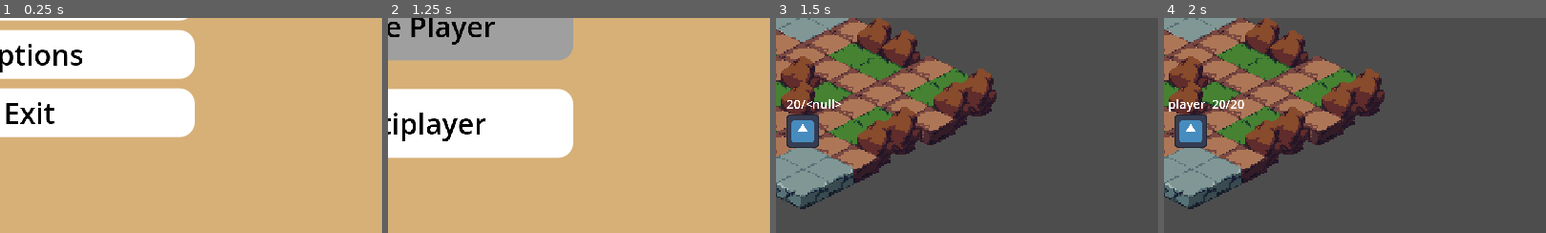
Above: before the commit, frames 1-4 (left to right).
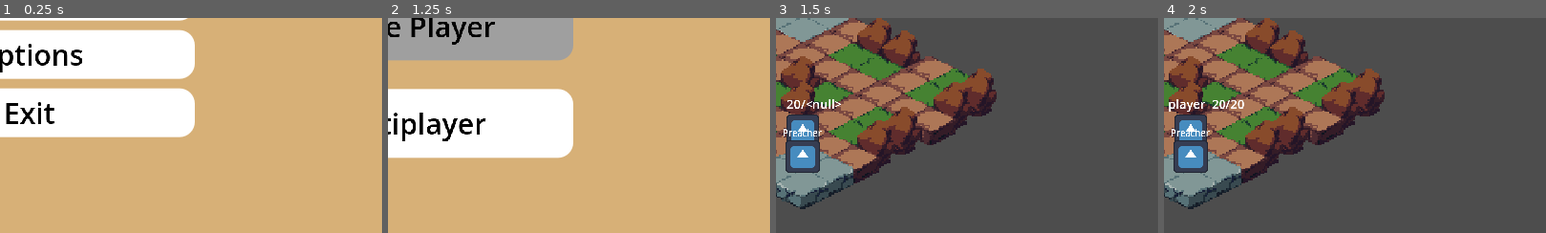
Above: after the commit, the same moments.

Repository: CodingMan275/gunslinger
Game: Godot game, scene res://main_menu/main_menu.tscn
Same seed, same stepped clock (60 frames per second), same inputs: the game is played once before the commit and once after it. The engine's default icon, where the game draws it, is replaced by a stand-in: a white triangle on a blue panel in a dark square.
Inputs:
- Up to frame 1 (0.25 s): no input
- Up to frame 2 (1.25 s): click "Start Game" at 0.5 s
- Up to frame 3 (1.5 s): click "Single Player" at 1.25 s
- Up to frame 4 (2 s): no input
The pictures show only the part of the screen within x 46-96%, y 50-100%; the shares and areas given below are measured in that part.

Frames 1-2 are identical in both runs. In frame 3, 1.3% of the frame differs, in the area x 2-12%, y 51-72%; in frame 4, 1.3%.
Error in both runs: Invalid access to property or key 'AttackButton' on a base object of type 'Node (rules_controller.gd)'. (res://CPU_and_Player/CPU.gd:31)

Commit message:
Got Preacher moving when card drawn

Diff:
--- a/CPU_and_Player/Character.gd
+++ b/CPU_and_Player/Character.gd
@@ -26,6 +26,8 @@
 
 	var tile_map_node: TileMapLayer
 
+
+
 	#Functions
 	#_____________________________
 
@@ -43,11 +45,12 @@
 	func is_owning_player(player) -> bool:
 		return owning_player == player
 
-	func can_move(player):
-		return false
+
+	#func can_move(player):
+	#	return false
 
 	func move_possible() -> bool:
-		return tile_map_node.local_to_map(Vector2(get_global_mouse_position())) in tile_map_node.get_surrounding_cells(tile_map_node.local_to_map(self.global_position)) and tile_map_node.get_cell_source_id(Vector2(get_global_mouse_position())) != -1
+		return tile_map_node.local_to_map(Vector2(get_global_mouse_position())) in tile_map_node.get_surrounding_cells(tile_map_node.local_to_map(self.global_position)) #and tile_map_node.get_cell_source_id(Vector2(get_global_mouse_position())) != -1
 
 	func can_shoot(player):
 		return false
@@ -63,18 +66,21 @@
 
 	func character_in_range(char: Character) -> bool:
 		return false #create function body later
-
+	'''
 	#takes the player attempting to make the move for reasons that are applicable in later child classes
 	func move(player):
-		if Input.is_action_just_pressed("LeftClick") and ActionPoint > 0 and move_possible():
-			if  move_possible():
+		#print("Move: "+str(move_possible()))
+		#print(ActionPoint)
+		if Input.is_action_just_pressed("LeftClick") and ActionPoint > 0:
+			if move_possible():
 				self.global_position = Vector2(get_global_mouse_position())
-				pos = tile_map_node.local_to_map(self.position)
+			#	pos = tile_map_node.local_to_map(self.position)
 				print(pos)
-				#DrawButton.hide()
-			elif (Input.is_action_just_pressed("LeftClick") and can_move(player) and ActionPoint == 0):
-				GlobalScript.DebugScript.add("You have no more Action Points ")
-
+				movable = false
+			#DrawButton.hide()
+		elif (Input.is_action_just_pressed("LeftClick") and can_move(player) and ActionPoint == 0):
+			GlobalScript.DebugScript.add("You have no more Action Points ")
+'''
 	func teleport(new_pos: Vector2):
 		pos = new_pos
 		self.global_position = tile_map_node.map_to_local(new_pos)
@@ -125,4 +131,6 @@
 
 	# Called every frame. 'delta' is the elapsed time since the previous frame.
 	func _process(delta: float) -> void:
+	#	if(movable):
+		#	move(owning_player)
 		pass
--- a/CPU_and_Player/player.gd
+++ b/CPU_and_Player/player.gd
@@ -116,17 +116,21 @@
 	action_points = Max_Action_Points
 
 #When a card is drawn the Cards note emits a signal
+
 func PutCardInHand(Card, FirstDraw, p_i):
-	#If its your turn add the drawn card to your hand
-	if(FirstDraw):
-		if(p_i == Player_ID):
-			PlayerHand.append(Card)
+	if(!FirstDraw):
+		if ($MultiplayerSynchronizer.get_multiplayer_authority() == multiplayer.get_unique_id() || GlobalScript.SinglePlay):
+			if(order == Player_ID):
 
-	if(!FirstDraw):
-		if(order == Player_ID):
-			PlayerHand.append(Card)
-			can_act = false
-			DrawButton.hide()
+			#PlayerHand.append(Card)
+				can_act = false
+			#for cards in PlayerHand.size():
+			#	Card == PlayerHand[cards]
+				get_parent().Townie.get_node(Card).tile_map_node = tile_map_node
+	#			get_parent().Townie.get_node(Card).MultiplayerAuthority = multiplayer.get_unique_id()
+				get_parent().Townie.get_node(Card).movable = true
+				#Put button here for to claim
+				DrawButton.hide()
 	pass
 
 	#Movement
--- a/Main_Scene_Board/Card_Script.gd
+++ b/Main_Scene_Board/Card_Script.gd
@@ -8,20 +8,22 @@
 #These are updated automatically between peers so every peer
 #Is looking at the card piles with the same order
 #Townie Pile
-@export var DrawArray = ["Preacher","Td2","Td3", "Td4", "Td5", "Td6","Td7","Td8","Td9","Td10","Td11","Td12",]
+@export var DrawArray = ["Preacher"]
 @export var DiscardArray = []
 #Gunsliger Pile
 @export var GunslingerArray = ["Gun1", "Gun2", "Gun3", "Gun4", "Gun5", "Gun6"]
 #Hired gun pile
-@export var HiredGunArray = ["Preacher","HGun2","HGun3","HGun4","HGun5","HGun6","HGun7","HGun8","HGun9","HGun10","HGun11","HGun12"]
+@export var HiredGunArray = ["Preacher","HGun12"]
 #Weapon pile
 @export var WeaponArray = ["Rifle1","Rifle2","Rifle3","Rifle4","Knife1","Knife2","Knife3","Knife4","Pistol1","Pistol2","Pistol3","Pistol4","Shotgun1","Shotgun2","Shotgun3","Shotgun4","TwinPistol1","TwinPistol2"]
 
 #Signal for when draw deck is empty and needs to be reshuffled
 signal DrawEmpty
 
-#Signal that sends what card was drawn so player can put it in their hadn
+#Signal that sends what card was drawn so player can put it in their
 signal DrawnCard
+
+var StartingDraw = false
 
 
 # Called when the node enters the scene tree for the first time.
@@ -81,8 +83,10 @@
 
 	   #Draw Hired Gun Cards
 		for s in range(3):
+			StartingDraw = true
 			_AddCard.rpc(_draw_card(HiredGunArray, player_index, "Gunslinger"),player_index)
 
+		StartingDraw = false
 		# Draw Weapon Cards
 		for s in range(5):
 			_AddCard.rpc(_draw_card(WeaponArray, player_index, "Gunslinger"),player_index)
@@ -95,6 +99,9 @@
 		return null
 	var card_index = randi() % array.size()
 	var card = array[card_index]
+	if(StartingDraw):
+		DrawnCard.emit(card, true, player_index)
+		print("Sending signal")
 	GlobalScript.DebugScript.add.rpc("Player " + str(player_index) + " drew card " + card_type + ": " + card)
 	array.erase(card)  # Remove the drawn card
 	return card
--- a/Main_Scene_Board/node_2d.tscn
+++ b/Main_Scene_Board/node_2d.tscn
@@ -12,6 +12,9 @@
 [ext_resource type="PackedScene" uid="uid://x0tek8t1bewj" path="res://CPU_and_Player/Player.tscn" id="7_saeg4"]
 [ext_resource type="PackedScene" uid="uid://cj15kaxvr44m1" path="res://CPU_and_Player/CPU.tscn" id="9_hsfom"]
 [ext_resource type="Script" path="res://Main_Scene_Board/Card_Script.gd" id="9_mpy2d"]
+[ext_resource type="Script" path="res://Main_Scene_Board/preacher.gd" id="14_8fc0f"]
+[ext_resource type="Script" path="res://Main_Scene_Board/townie_logic.gd" id="14_ub6ke"]
+[ext_resource type="Texture2D" uid="uid://wpqjamy8nklp" path="res://icon.svg" id="15_jqb2v"]
 
 [sub_resource type="TileSetAtlasSource" id="TileSetAtlasSource_p1dyh"]
 texture = ExtResource("1_o8ncf")
@@ -171,6 +174,15 @@
 properties/7/path = NodePath("Cards:HiredGunVar")
 properties/7/spawn = true
 properties/7/replication_mode = 1
+properties/8/path = NodePath("Townie_Logic/Preacher:is_hired_gun")
+properties/8/spawn = true
+properties/8/replication_mode = 1
+properties/9/path = NodePath("Townie_Logic/Preacher:claim_revealed")
+properties/9/spawn = true
+properties/9/replication_mode = 1
+properties/10/path = NodePath("Townie_Logic/Preacher:position")
+properties/10/spawn = true
+properties/10/replication_mode = 2
 
 [sub_resource type="GDScript" id="GDScript_7iaxx"]
 script/source = "extends CanvasLayer
@@ -381,6 +393,31 @@
 
 [node name="Cards" type="Node" parent="."]
 script = ExtResource("9_mpy2d")
+
+[node name="Townie_Logic" type="Node" parent="."]
+script = ExtResource("14_ub6ke")
+
+[node name="Preacher" type="CharacterBody2D" parent="Townie_Logic"]
+script = ExtResource("14_8fc0f")
+
+[node name="Sprite2D" type="Sprite2D" parent="Townie_Logic/Preacher"]
+position = Vector2(0, -0.999998)
+scale = Vector2(0.173273, 0.157709)
+texture = ExtResource("15_jqb2v")
+
+[node name="Label" type="Label" parent="Townie_Logic/Preacher/Sprite2D"]
+anchors_preset = -1
+anchor_left = -0.07
+anchor_top = -0.492
+anchor_right = 1.0
+anchor_bottom = -0.156
+offset_left = -64.04
+offset_top = -64.024
+offset_right = -131.0
+offset_bottom = -84.032
+scale = Vector2(2.02606, 2.83457)
+text = "Preacher"
+metadata/_edit_use_anchors_ = true
 
 [connection signal="child_order_changed" from="." to="Rules_Controller" method="_on_node_2d_child_order_changed"]
 [connection signal="pressed" from="CanvasLayer/Host" to="Layer0" method="_on_host_pressed"]
@@ -393,3 +430,4 @@
 [connection signal="pressed" from="CanvasLayer/Attack" to="Rules_Controller" method="RangeAttack"]
 [connection signal="pressed" from="CanvasLayer/Brawl" to="Rules_Controller" method="BrawlAttack"]
 [connection signal="pressed" from="CanvasLayer/Dynamite" to="Rules_Controller" method="Dynamite"]
+[connection signal="DrawnCard" from="Cards" to="Townie_Logic/Preacher" method="hire_townsfolk"]
--- /dev/null
+++ b/Main_Scene_Board/preacher.gd
@@ -0,0 +1,76 @@
+extends "res://CPU_and_Player/Character.gd".Character
+class_name Preacher
+
+@onready var TownieLogic = get_parent()
+
+
+@export var is_hired_gun: bool = false
+@export var claim_revealed: bool = false
+
+#@export var MultiplayerAuthority: int
+
+var movable = false
+
+
+func _init():
+	pass
+# Called when the node enters the scene tree for the first time.
+func _ready() -> void:
+	pass # Replace with function body.
+
+
+# Called every frame. 'delta' is the elapsed time since the previous frame.
+func _process(delta: float) -> void:
+	move()
+	pass
+
+		#takes the player attempting to make the move for reasons that are applicable in later child classes
+func move():
+	#print("Move: "+str(move_possible()))
+	#print(ActionPoint)
+
+	if Input.is_action_just_pressed("LeftClick") and ActionPoint > 0 and movable:
+		if move_possible():
+			self.global_position = Vector2(get_global_mouse_position())
+			pos = tile_map_node.local_to_map(self.position)
+			UpdateMove.rpc(self.global_position)
+			print(pos)
+			movable = false
+		#DrawButton.hide()
+	elif (Input.is_action_just_pressed("LeftClick") and ActionPoint == 0):
+		GlobalScript.DebugScript.add("You have no more Action Points ")
+
+@rpc("any_peer")
+func UpdateMove(x):
+	self.global_position = x
+	pass
+
+func hire_townsfolk(card, FirstDraw, player):
+	if(FirstDraw and (card == "Preacher")):
+		owning_player = player
+		is_hired_gun = true
+		print("Hired")
+
+func reveal_hired_gun() -> void:
+	claim_revealed = true
+	print("claimed")
+
+func can_shoot(player) -> bool:
+	if claim_revealed and is_owning_player(player) and has_gun and not get_is_stunned():
+		return true
+	return false
+
+func can_brawl(player) -> bool:
+	if claim_revealed and is_owning_player(player) and not get_is_stunned():
+		return true
+	return false
+
+'''
+func can_move(player) -> bool:
+	if not claim_revealed:
+		return true
+	elif is_owning_player(player):
+		return true
+	else:
+		'return false
+	'''
--- a/Main_Scene_Board/rules_controller.gd
+++ b/Main_Scene_Board/rules_controller.gd
@@ -27,6 +27,7 @@
 @onready var DynamiteButton = get_node("../CanvasLayer/Dynamite")
 
 @onready var CardDecks = get_node("../Cards")
+@onready var Townie = get_node("../Townie_Logic")
 
 #The Player scene which will be instantiated and used for spawning in
 #All peer players
@@ -184,18 +185,6 @@
 
 
 
-
-
-
-
-
-
-
-
-
-
-
-
 func _on_button_pressed() -> void:
 	#Incremements Turn Order and uses RPC to make sure both the peeers and local machine are updated
 	if(!GlobalScript.SinglePlay):
--- /dev/null
+++ b/Main_Scene_Board/townie_logic.gd
@@ -0,0 +1,14 @@
+extends Node
+
+@onready var Preacher = get_node("Preacher")
+
+@onready var CardDecks = get_node("../Cards")
+
+# Called when the node enters the scene tree for the first time.
+func _ready() -> void:
+	Preacher.position = get_node("../Layer0").map_to_local(Vector2 (6,6))
+	pass # Replace with function body.
+
+# Called every frame. 'delta' is the elapsed time since the previous frame.
+func _process(delta: float) -> void:
+	pass
Not shown: 1 places in Main_Scene_Board/node_2d.tscn that only renumber resources
